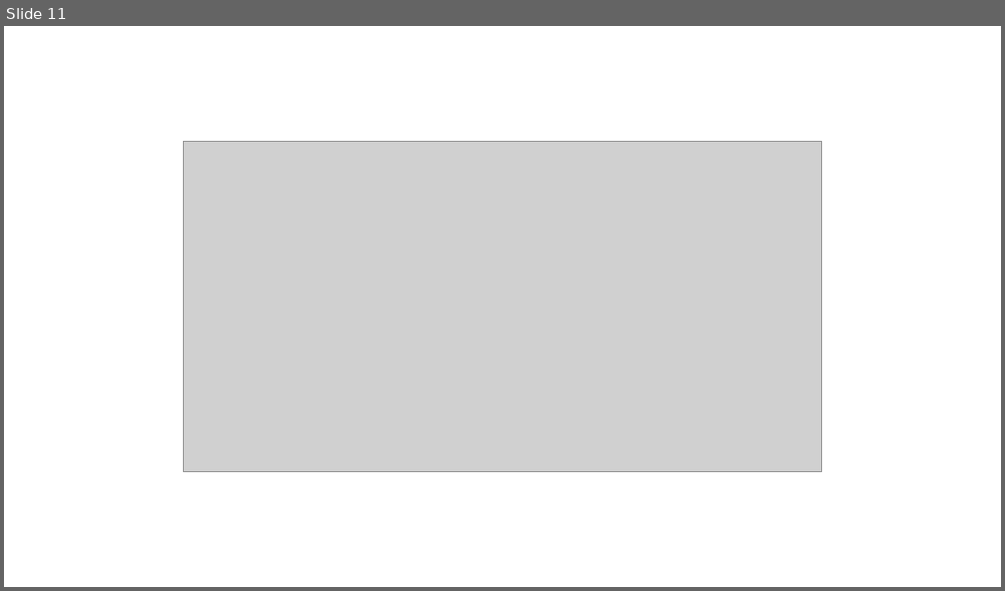
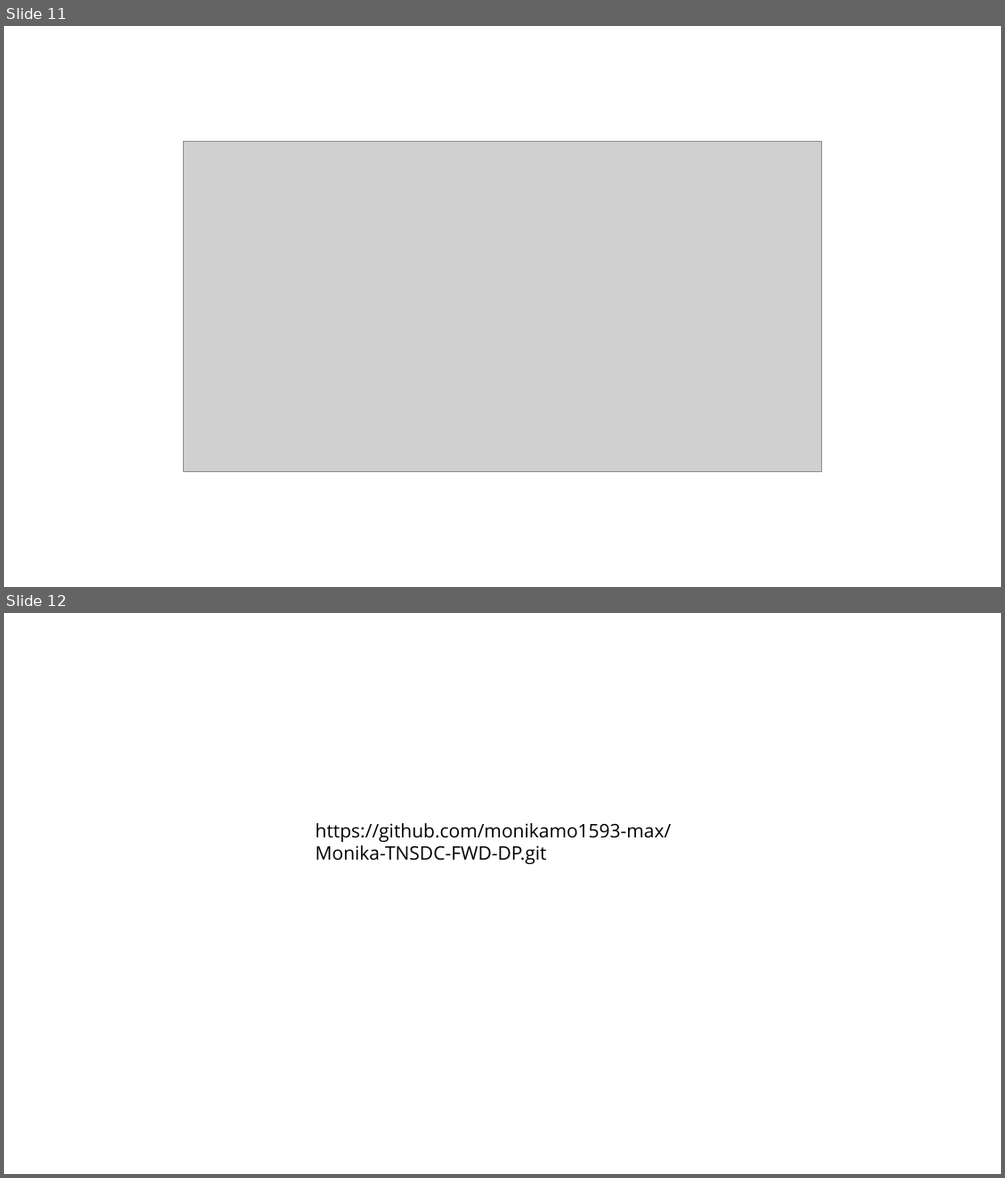
Before and after one commit to monikamo1593-max/Monika-TNSDC-FWD-DP, a slide deck: 43824cb6-e526-483f-a904-c6d1296fc463.pptx. Shown one above the other, each under a label of ours: slide 11 before the commit, slides 11 and 12 after it. The pictures are 1005x591 and 1005x1178 pixels, drawn with LibreOffice and Linux fonts; fonts in the diff are those of the drawing; grey boxes stand for pictures; background and template pictures are left out. Boxes give left, top, right and bottom in pixels: in the first picture for what was removed or moved away, otherwise in the second. Text is boxed around its words. In the diff, an @@ line names an element or a change of style, - is before the commit and + after.

```diff
--- a/43824cb6-e526-483f-a904-c6d1296fc463.pptx
+++ b/43824cb6-e526-483f-a904-c6d1296fc463.pptx
@@ slide 12 added at (x1=4, y1=613, x2=1001, y2=1174), background picture (left out) @@
@@ text added at (x1=316, y1=823, x2=672, y2=864), 18 pt, text #000000 @@
+https://github.com/monikamo1593-max/Monika-TNSDC-FWD-DP.git
```
Also in this commit, not shown: 1 slide changed, 1 other slide added, 1 slide removed.
